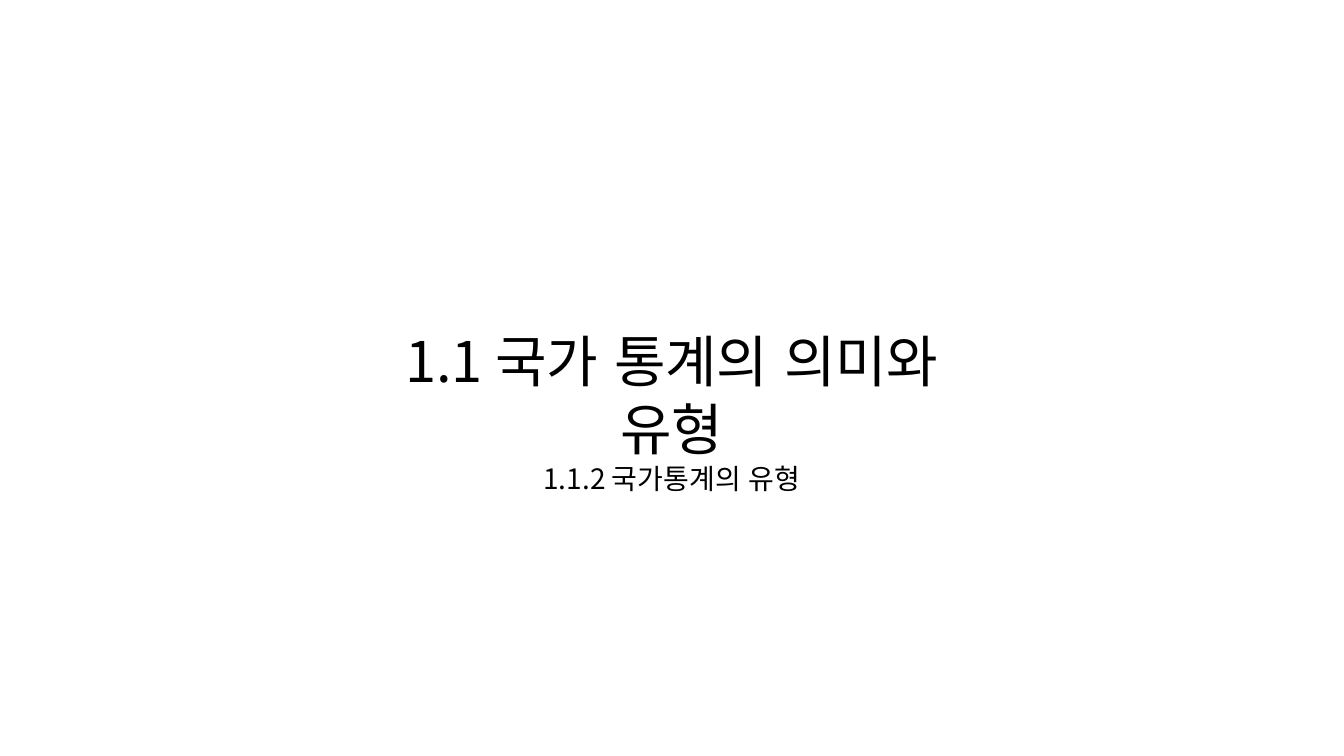
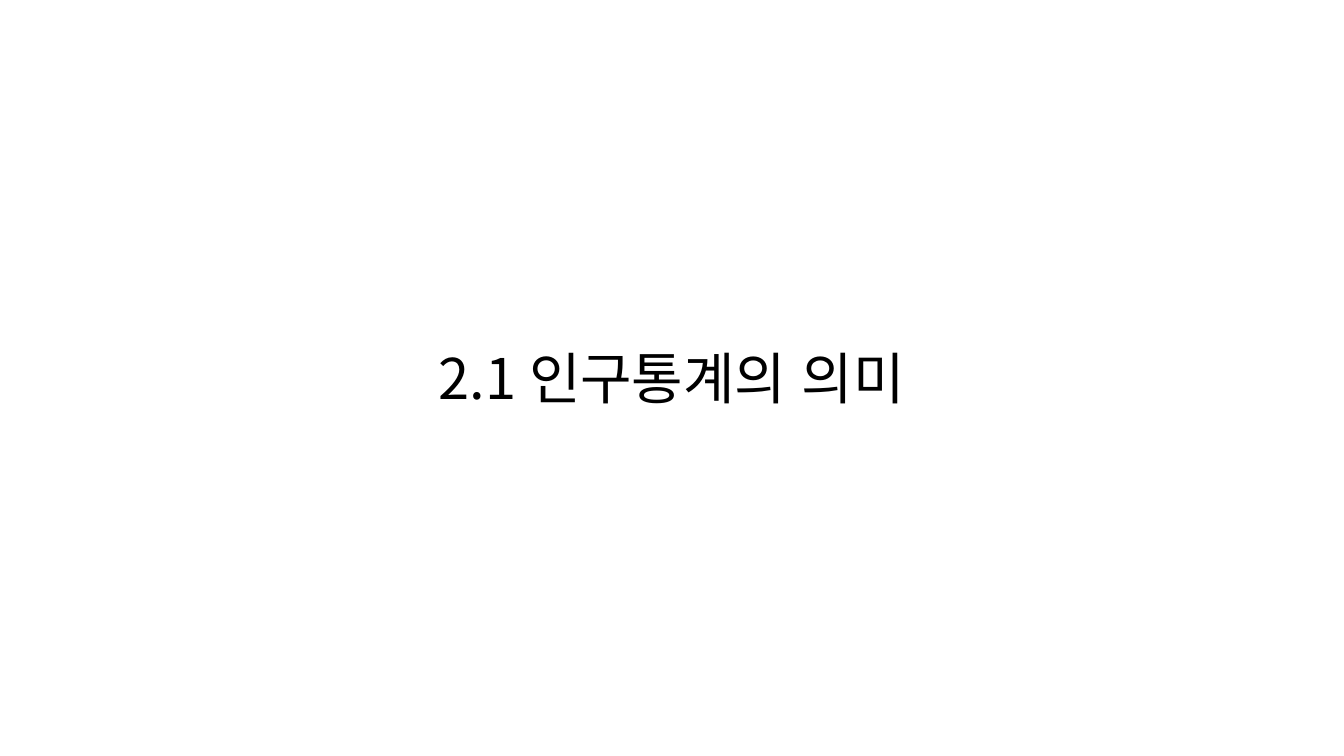
Before and after one commit to KNOU-STUDY/KNOU-UNDERSTANDING-NATIONAL-STATISTICS, a slide deck: slide 3 of previous_question/2장-인구통계.pptx (slide 2 before the commit). Drawn at 1344x756 pixels with LibreOffice and Linux fonts; fonts in the diff are those of the drawing. Boxes give left, top, right and bottom in pixels: in the first picture for what was removed or moved away, otherwise in the second. Text is boxed around its words. In the diff, an @@ line names an element or a change of style, - is before the commit and + after.

```diff
--- a/previous_question/2장-인구통계.pptx
+++ b/previous_question/2장-인구통계.pptx
@@ text at (x1=439, y1=352, x2=905, y2=404): text changed @@
-1.1 국가 통계의 의미와 유형
-1.1.2 국가통계의 유형
+2.1 인구통계의 의미
```
Also in this commit, not shown: 2 other slides changed, 9 slides added, 13 slides removed.
